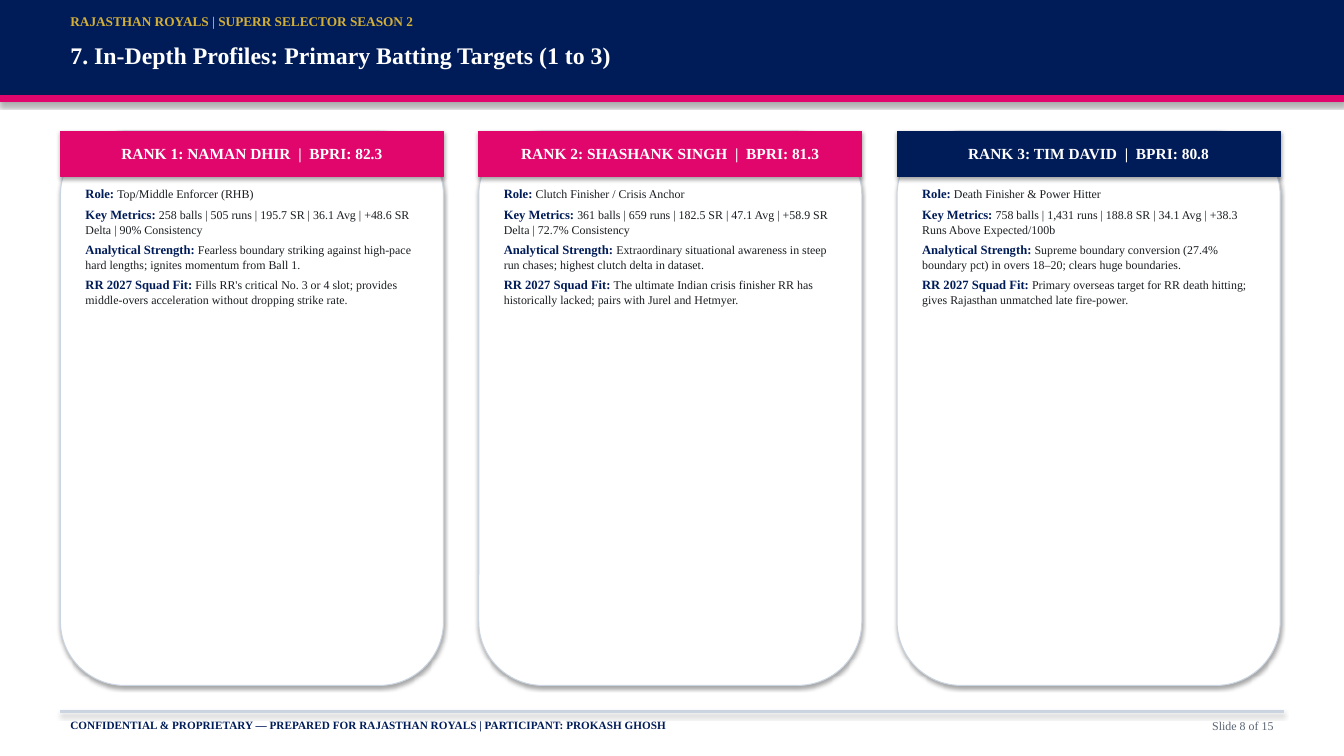
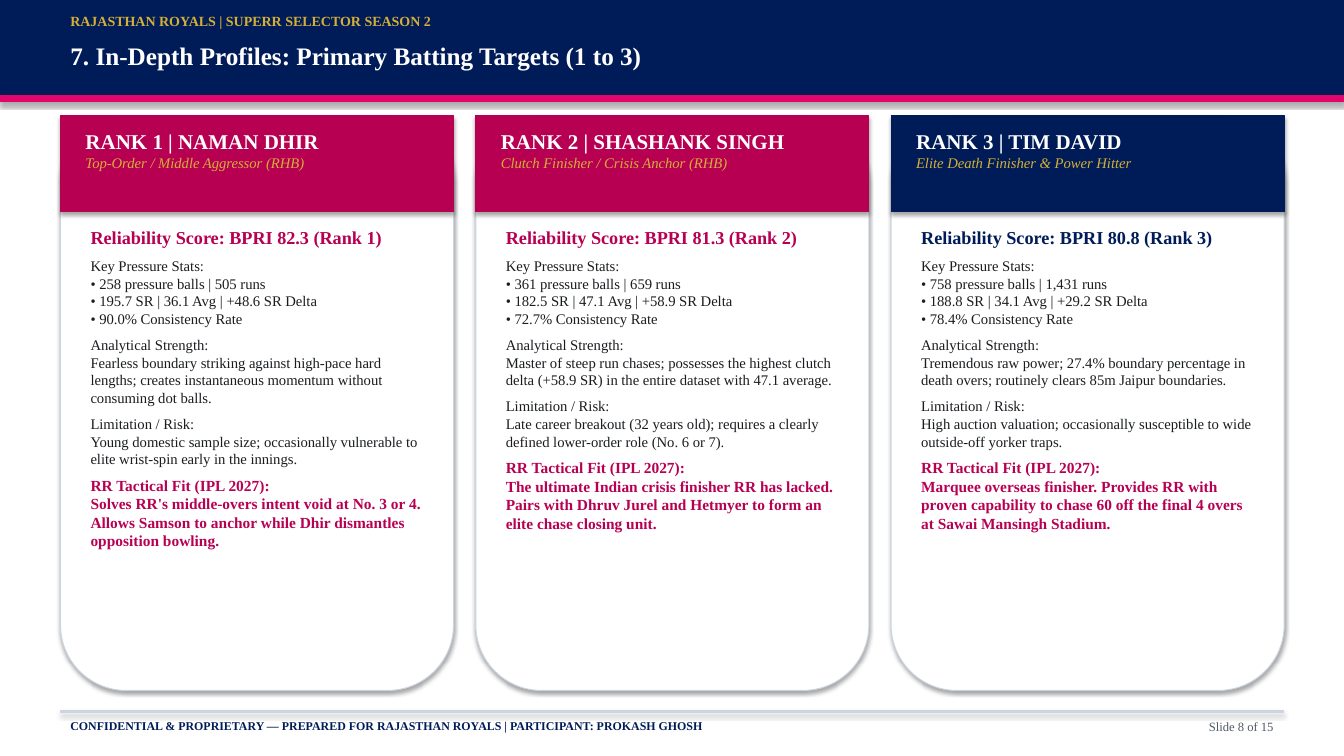
Before and after one commit to prokashghosh996-png/RR-supeRR-selector-2027, a slide deck: slide 8 of SupeRR_Selector_Season_2_RR_IPL_2027_Auction_Strategy.pptx. Drawn at 1344x756 pixels with LibreOffice and Linux fonts; fonts in the diff are those of the drawing. Boxes give left, top, right and bottom in pixels: in the first picture for what was removed or moved away, otherwise in the second. Text is boxed around its words. In the diff, an @@ line names an element or a change of style, - is before the commit and + after.

Commit message:
feat: generate expanded presentation and PDF generation scripts for IPL 2027 auction strategy

```diff
--- a/SupeRR_Selector_Season_2_RR_IPL_2027_Auction_Strategy.pptx
+++ b/SupeRR_Selector_Season_2_RR_IPL_2027_Auction_Strategy.pptx
@@ text "RAJASTHAN ROYALS | SUPERR SELECTOR ..." at [70, 16, 431, 26]: size 9.5 to 10 pt @@
@@ text "7. In-Depth Profiles: Primary Batting ..." at [70, 47, 641, 71]: size 17 to 18 pt @@
@@ rounded rectangle: place and size @@
-rounded rectangle at [60, 131, 444, 686]
+rounded rectangle at [60, 116, 454, 691]
@@ rectangle: place and size @@
-rectangle at [60, 131, 444, 176]
+rectangle at [60, 116, 454, 212]
@@ rectangle at [60, 116, 454, 212]: fill #E1066C to #B80053; outline #E1066C 0.75 pt to #B80053 0.75 pt @@
@@ rounded rectangle: place and size @@
-rounded rectangle at [479, 131, 862, 686]
+rounded rectangle at [476, 116, 869, 691]
@@ rectangle added at [476, 116, 869, 212], fill #B80053, outline #B80053 0.75 pt @@
@@ rounded rectangle: place and size @@
-rounded rectangle at [897, 131, 1280, 686]
+rounded rectangle at [891, 116, 1285, 691]
@@ rectangle added at [891, 116, 1285, 212], fill #001C58, outline #001C58 0.75 pt @@
@@ text added at [85, 135, 319, 171], 10.5 pt, text #D4AF37, italic @@
+RANK 1 | NAMAN DHIR
+Top-Order / Middle Aggressor (RHB)
@@ text in rectangle at [121, 148, 382, 160]: text removed @@
-RANK 1: NAMAN DHIR | BPRI: 82.3
@@ text "RANK 2 | SHASHANK SINGH": place and size @@
-text "RANK 2 | SHASHANK SINGH" at [479, 131, 862, 176]
+text "RANK 2 | SHASHANK SINGH" at [501, 135, 784, 171]
@@ text "RANK 2 | SHASHANK SINGH" at [501, 135, 784, 171]: vertical alignment middle to top; fill #E1066C to none; outline #E1066C 0.75 pt to none; shadow off @@
@@ text at [501, 135, 784, 171]: text changed; size 11 to 10.5 pt; text colour #FFFFFF to #D4AF37; bold off; italic on @@
-RANK 2: SHASHANK SINGH | BPRI: 81.3
+RANK 2 | SHASHANK SINGH
+Clutch Finisher / Crisis Anchor (RHB)
@@ text "RANK 3 | TIM DAVID": place and size @@
-text "RANK 3 | TIM DAVID" at [897, 131, 1280, 176]
+text "RANK 3 | TIM DAVID" at [916, 135, 1131, 168]
@@ text "RANK 3 | TIM DAVID" at [916, 135, 1131, 168]: vertical alignment middle to top; fill #001C58 to none; outline #001C58 0.75 pt to none; shadow off @@
@@ text at [916, 135, 1131, 168]: text changed; size 11 to 10.5 pt; text colour #FFFFFF to #D4AF37; bold off; italic on @@
-RANK 3: TIM DAVID | BPRI: 80.8
+RANK 3 | TIM DAVID
+Elite Death Finisher & Power Hitter
@@ text at [91, 231, 421, 550]: text changed; size 8.5 to 10.5 pt @@
-Role: Top/Middle Enforcer (RHB)
-Key Metrics: 258 balls | 505 runs | 195.7 SR | 36.1 Avg | +48.6 SR Delta | 90% Consistency
-Analytical Strength: Fearless boundary striking against high-pace hard lengths; ignites momentum from Ball 1.
-RR 2027 Squad Fit: Fills RR's critical No. 3 or 4 slot; provides middle-overs acceleration without dropping strike rate.
+Reliability Score: BPRI 82.3 (Rank 1)
+Key Pressure Stats:
+• 258 pressure balls | 505 runs
+• 195.7 SR | 36.1 Avg | +48.6 SR Delta
+• 90.0% Consistency Rate
+Analytical Strength:
+Fearless boundary striking against high-pace hard lengths; creates instantaneous momentum without consuming dot balls.
+Limitation / Risk:
+Young domestic sample size; occasionally vulnerable to elite wrist-spin early in the innings.
+RR Tactical Fit (IPL 2027):
+Solves RR's middle-overs intent void at No. 3 or 4. Allows Samson to anchor while Dhir dismantles opposition bowling.
@@ text at [506, 231, 833, 533]: text changed; size 8.5 to 10.5 pt @@
-Role: Clutch Finisher / Crisis Anchor
-Key Metrics: 361 balls | 659 runs | 182.5 SR | 47.1 Avg | +58.9 SR Delta | 72.7% Consistency
-Analytical Strength: Extraordinary situational awareness in steep run chases; highest clutch delta in dataset.
-RR 2027 Squad Fit: The ultimate Indian crisis finisher RR has historically lacked; pairs with Jurel and Hetmyer.
+Reliability Score: BPRI 81.3 (Rank 2)
+Key Pressure Stats:
+• 361 pressure balls | 659 runs
+• 182.5 SR | 47.1 Avg | +58.9 SR Delta
+• 72.7% Consistency Rate
+Analytical Strength:
+Master of steep run chases; possesses the highest clutch delta (+58.9 SR) in the entire dataset with 47.1 average.
+Limitation / Risk:
+Late career breakout (32 years old); requires a clearly defined lower-order role (No. 6 or 7).
+RR Tactical Fit (IPL 2027):
+The ultimate Indian crisis finisher RR has lacked. Pairs with Dhruv Jurel and Hetmyer to form an elite chase closing unit.
@@ text at [921, 231, 1251, 533]: text changed; size 8.5 to 10.5 pt @@
-Role: Death Finisher & Power Hitter
-Key Metrics: 758 balls | 1,431 runs | 188.8 SR | 34.1 Avg | +38.3 Runs Above Expected/100b
-Analytical Strength: Supreme boundary conversion (27.4% boundary pct) in overs 18–20; clears huge boundaries.
-RR 2027 Squad Fit: Primary overseas target for RR death hitting; gives Rajasthan unmatched late fire-power.
+Reliability Score: BPRI 80.8 (Rank 3)
+Key Pressure Stats:
+• 758 pressure balls | 1,431 runs
+• 188.8 SR | 34.1 Avg | +29.2 SR Delta
+• 78.4% Consistency Rate
+Analytical Strength:
+Tremendous raw power; 27.4% boundary percentage in death overs; routinely clears 85m Jaipur boundaries.
+Limitation / Risk:
+High auction valuation; occasionally susceptible to wide outside-off yorker traps.
+RR Tactical Fit (IPL 2027):
+Marquee overseas finisher. Provides RR with proven capability to chase 60 off the final 4 overs at Sawai Mansingh Stadium.
@@ text "CONFIDENTIAL & PROPRIETARY — PREPARED ..." at [70, 722, 703, 730]: size 8 to 8.5 pt @@
@@ text "Slide 8 of 15" at [1209, 722, 1274, 731]: size 8.5 to 9 pt, text colour #5A6472 to #505A69 @@
```
Also in this commit, not shown: 14 other slides changed, 5 other files.
